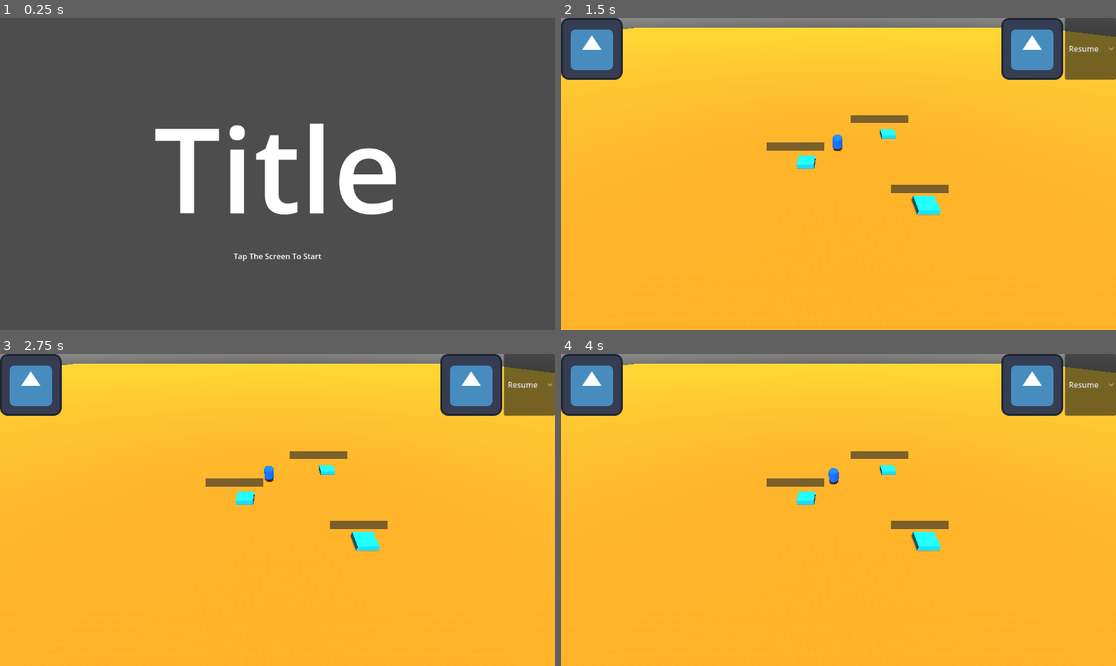
Above: before the commit, frames 1-4 (two rows, left to right).
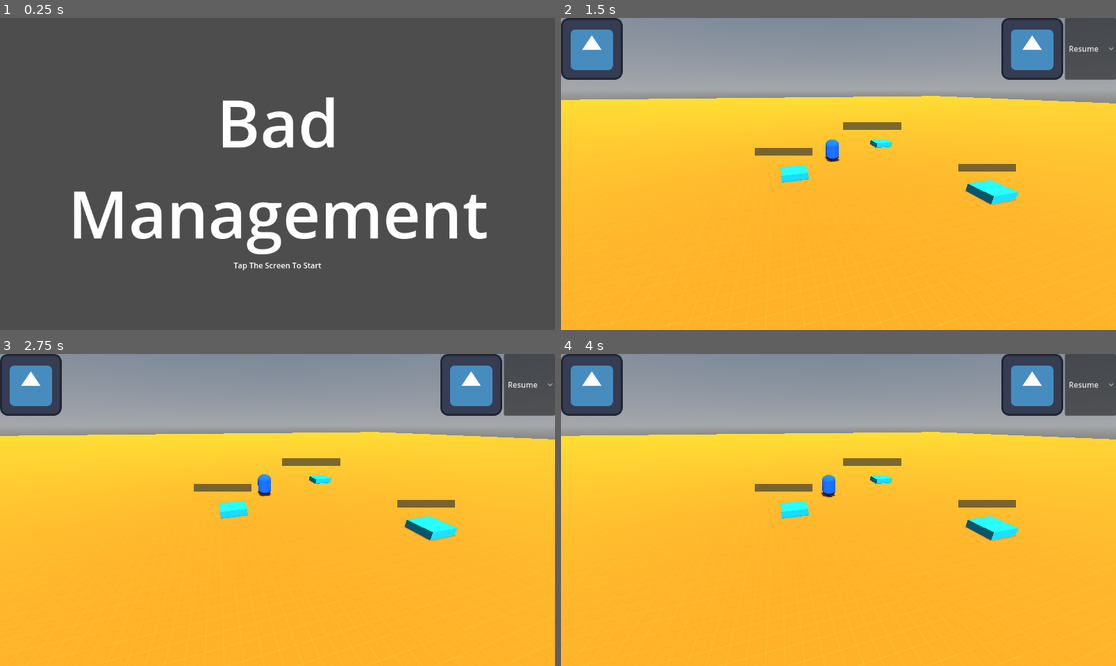
Above: after the commit, the same moments.

Repository: cgo722/DumbAI
Game: Godot game, scene res://main_world.tscn
The game is run twice, just before and just after one commit, with the same random seed, the same clock (stepped at 60 frames per second) and the same inputs. The engine's default icon, where the game draws it, is replaced by a stand-in: a white triangle on a blue panel in a dark square.
Inputs (mouse positions are in pixels of both pictures, inside the frame that each line leads up to):
- Up to frame 1 (0.25 s): no input
- Up to frame 2 (1.5 s): tap Enter at 0.5 s; move the mouse to (960, 158) at 0.52 s; click (960, 158) at 0.67 s; click "Level 1" at 1.25 s
- Up to frame 3 (2.75 s): click (471, 385) at 2 s
- Up to frame 4 (4 s): click (1032, 385) at 2.75 s; click (1032, 385) at 3.5 s

The runs differ from the first frame. In frame 1, 10% of the frame differs, in the area x 13-88%, y 25-81%; in frame 2, 27%; in frame 3, 27%; in frame 4, 27%, in the area x 0-100%, y 0-64%.

Commit message:
just level design for now

Diff:
--- a/AI/AI Resources/Aimless.tres
+++ b/AI/AI Resources/Aimless.tres
@@ -5,7 +5,7 @@
 [resource]
 script = ExtResource("1_kbl3s")
 ai_state_name = "AIMLESS"
-speed = 4.0
+speed = 2.0
 jump_height = 300.0
 detection_range = 50.0
 reaction_delay = 0.5
--- a/AI/AI Resources/Thrillseeker.tres
+++ b/AI/AI Resources/Thrillseeker.tres
@@ -5,7 +5,7 @@
 [resource]
 script = ExtResource("1_uwprg")
 ai_state_name = "THRILLSEEKER"
-speed = 4.0
+speed = 2.0
 jump_height = 300.0
 detection_range = 7.0
 reaction_delay = 1.0
--- /dev/null
+++ b/Levels/Level 0-5/Level 2/Level2.tscn
@@ -0,0 +1,3 @@
+[gd_scene format=3 uid="uid://dr2sbij460fj1"]
+
+[node name="Level2" type="Node3D"]
--- a/Levels/Level 0-5/Level0/Level0.tscn
+++ b/Levels/Level 0-5/Level0/Level0.tscn
@@ -50,7 +50,7 @@
 transform = Transform3D(0.923891, 0, 0, 0, 0.923891, 0, 0, 0, 0.923891, 0.177996, 0, -0.0255116)
 
 [node name="Camera3D" type="Camera3D" parent="."]
-transform = Transform3D(0.424932, 0, 0, 0, 0.410052, 0.360631, 0, -0.262078, 0.297994, 0, 15.017, 15.3213)
+transform = Transform3D(0.410452, 0.0410565, -0.0941482, 0, 0.500551, 0.218282, 0.10998, -0.153225, 0.351366, -3.39945, 6.82587, 12.5434)
 current = true
 fov = 77.4
 size = 25.503
--- a/Levels/Level 0-5/Level1/Level1.tscn
+++ b/Levels/Level 0-5/Level1/Level1.tscn
@@ -24,37 +24,38 @@
 camera = NodePath("../Camera3D")
 
 [node name="Camera3D" type="Camera3D" parent="."]
-transform = Transform3D(0.713813, -0.331601, 0.616856, 0, 0.8808, 0.473489, -0.700336, -0.337982, 0.628726, 9.5, 9, 9.5)
+transform = Transform3D(0.713813, -0.331601, 0.616856, 0, 0.8808, 0.473488, -0.700336, -0.337982, 0.628727, 15.5, 11, 15.5)
 fov = 42.0
 
 [node name="WorkZones" parent="." instance=ExtResource("2_kec2h")]
-transform = Transform3D(1, 0, 0, 0, 1, 0, 0, 0, 1.7, 3.32947, 0.912301, -2.74421)
+transform = Transform3D(1.7, 0, 0, 0, 1.7, 0, 0, 0, 2.89, 5.31348, 0.983258, -2.95615)
 
 [node name="WorkZones2" parent="." instance=ExtResource("2_kec2h")]
-transform = Transform3D(1, 0, 0, 0, 1, 0, 0, 0, 1.7, 5.32947, 0.912301, 1.8447)
+transform = Transform3D(1.7, 0, 0, 0, 1.7, 0, 0, 0, 2.89, 8.71348, 0.983258, 4.845)
 current_state = "THRILLSEEKER"
 
 [node name="WorkZones3" parent="." instance=ExtResource("2_kec2h")]
-transform = Transform3D(1, 0, 0, 0, 1, 0, 0, 0, 1.7, 6.32947, 0.912301, -5.29831)
+transform = Transform3D(1.7, 0, 0, 0, 1.7, 0, 0, 0, 2.89, 10.4135, 0.983258, -7.29812)
 
 [node name="WorkZones4" parent="." instance=ExtResource("2_kec2h")]
-transform = Transform3D(1, 0, 0, 0, 1, 0, 0, 0, 1.7, -1.13536, 0.912301, -0.744213)
+transform = Transform3D(1.7, 0, 0, 0, 1.7, 0, 0, 0, 2.89, -2.27673, 0.983258, 0.443843)
 current_state = "THRILLSEEKER"
 
 [node name="WorkZones5" parent="." instance=ExtResource("2_kec2h")]
-transform = Transform3D(1, 0, 0, 0, 1, 0, 0, 0, 1.7, -6.13536, 0.912301, 3.8447)
+transform = Transform3D(1.7, 0, 0, 0, 1.7, 0, 0, 0, 2.89, -10.7767, 0.983258, 8.245)
 
 [node name="WorkZones6" parent="." instance=ExtResource("2_kec2h")]
-transform = Transform3D(1, 0, 0, 0, 1, 0, 0, 0, 1.7, -5.13536, 0.912301, -3.29831)
+transform = Transform3D(1.7, 0, 0, 0, 1.7, 0, 0, 0, 2.89, -9.07673, 0.983258, -3.89812)
 
 [node name="WorkZones8" parent="." instance=ExtResource("2_kec2h")]
-transform = Transform3D(-4.37114e-08, 0, -1.7, 0, 1, 0, 1, 0, -7.43094e-08, -1.6344, 0.9123, -7.28864)
+transform = Transform3D(-7.43094e-08, 0, -2.89, 0, 1.7, 0, 1.7, 0, -1.26326e-07, -3.1251, 0.983256, -10.6817)
 current_state = "THRILLSEEKER"
 
 [node name="WorkZones9" parent="." instance=ExtResource("2_kec2h")]
-transform = Transform3D(-4.37114e-08, 0, -1.7, 0, 1, 0, 1, 0, -7.43094e-08, 3.50861, 0.9123, -8.28864)
+transform = Transform3D(-7.43094e-08, 0, -2.89, 0, 1.7, 0, 1.7, 0, -1.26326e-07, 5.61802, 0.983256, -12.3817)
 
 [node name="NavigationRegion3D" type="NavigationRegion3D" parent="."]
+transform = Transform3D(1.7, 0, 0, 0, 1.7, 0, 0, 0, 1.7, -0.34662, -0.567654, 1.70901)
 navigation_mesh = SubResource("NavigationMesh_ea7mm")
 
 [node name="Box" parent="NavigationRegion3D" instance=ExtResource("1_ea7mm")]
@@ -83,3 +84,12 @@
 
 [node name="Ai_Spawn" type="Node3D" parent="."]
 transform = Transform3D(1, 0, 0, 0, 1, 0, 0, 0, 1, 2, 2, 1)
+
+[node name="Ai_Spawn2" type="Node3D" parent="."]
+transform = Transform3D(1, 0, 0, 0, 1, 0, 0, 0, 1, -9, 2, 2)
+
+[node name="Ai_Spawn3" type="Node3D" parent="."]
+transform = Transform3D(1, 0, 0, 0, 1, 0, 0, 0, 1, -10, 2, -9)
+
+[node name="Ai_Spawn4" type="Node3D" parent="."]
+transform = Transform3D(1, 0, 0, 0, 1, 0, 0, 0, 1, 9, 2, -2)
--- a/Levels/Level 0-5/Level1/Level1_Config.tres
+++ b/Levels/Level 0-5/Level1/Level1_Config.tres
@@ -8,10 +8,19 @@
 ai_spawns = Array[Dictionary]([{
 "brain_index": 3,
 "position": NodePath("Ai_Spawn")
-}, {}])
+}, {
+"brain_index": 0,
+"position": NodePath("Ai_Spawn2")
+}, {
+"brain_index": 0,
+"position": NodePath("Ai_Spawn4")
+}, {
+"brain_index": 3,
+"position": NodePath("Ai_Spawn3")
+}])
 danger_zone_count = 10
 work_zone_count = 1
-danger_zone_scales = Array[Vector3]([Vector3(1.7, 1, 1.7), Vector3(1.3, 1, 1.3)])
+danger_zone_scales = Array[Vector3]([Vector3(2.7, 1, 2.7), Vector3(1.7, 1, 1.7)])
 danger_zone_spawn_delay = 6.0
 danger_zone_max = 5
 danger_zone_initial_delay = 10.0
--- a/Levels/Menus/MainMenu.tscn
+++ b/Levels/Menus/MainMenu.tscn
@@ -27,9 +27,10 @@
 
 [node name="Label2" type="Label" parent="VBoxContainer"]
 layout_mode = 2
-theme_override_font_sizes/font_size = 246
-text = "Title"
+theme_override_font_sizes/font_size = 136
+text = "Bad Management"
 horizontal_alignment = 1
+autowrap_mode = 2
 
 [node name="Label" type="Label" parent="VBoxContainer"]
 layout_mode = 2
Binary file changed: Levels/Level 0-5/Level1/Level1.lmbake
